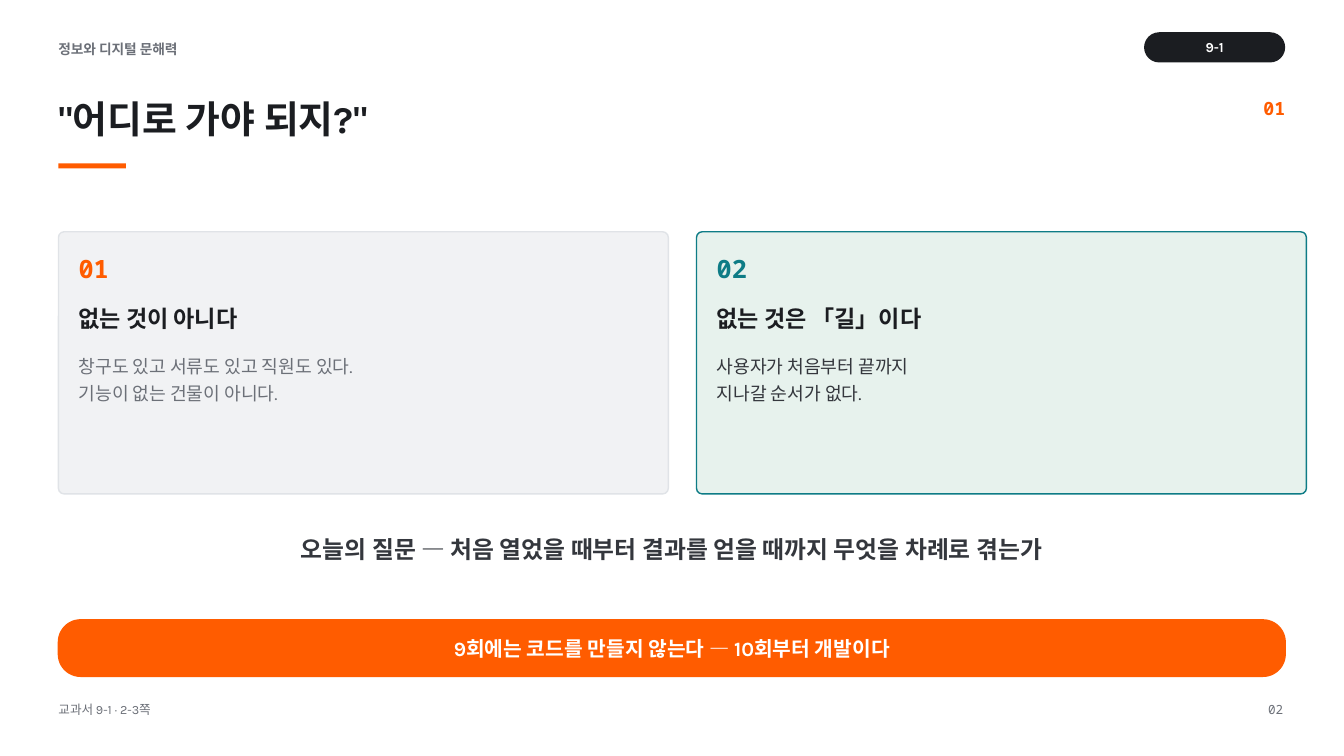
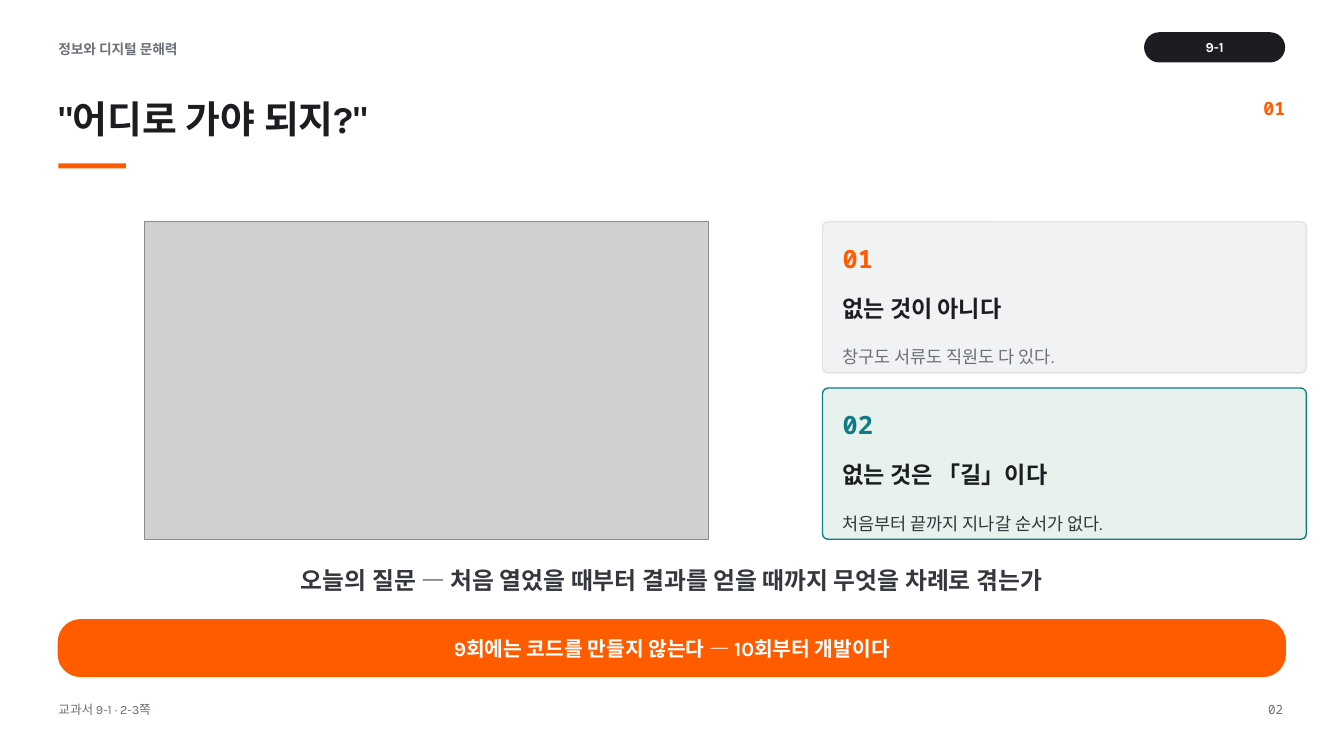
Before and after one commit to cozy819/2026-02__jdh, a slide deck: slide 2 of 09/ppt/09-1_사용자_흐름_설계_v1.pptx. Drawn at 1344x756 pixels with LibreOffice and Linux fonts; fonts in the diff are those of the drawing; grey boxes stand for pictures. Boxes give left, top, right and bottom in pixels: in the first picture for what was removed or moved away, otherwise in the second. Text is boxed around its words. In the diff, an @@ line names an element or a change of style, - is before the commit and + after.

```diff
--- a/09/ppt/09-1_사용자_흐름_설계_v1.pptx
+++ b/09/ppt/09-1_사용자_흐름_설계_v1.pptx
@@ rounded rectangle removed at (58, 232, 668, 494) @@
@@ picture added at (144, 222, 709, 539) @@
@@ rounded rectangle added at (823, 222, 1307, 373), fill #F1F2F4, outline #E0E3E7 1 pt @@
@@ text "01": place and size @@
-text "01" at (79, 259, 109, 279)
+text "01" at (843, 249, 873, 269)
@@ text "없는 것이 아니다": place and size @@
-text "없는 것이 아니다" at (79, 307, 238, 329)
+text "없는 것이 아니다" at (843, 297, 1002, 319)
@@ text removed at (79, 358, 352, 402) @@
-창구도 있고 서류도 있고 직원도 있다.
-기능이 없는 건물이 아니다.
@@ text added at (843, 348, 1054, 365), 12.5 pt, text #6C7078 @@
+창구도 서류도 직원도 다 있다.
@@ rounded rectangle: place and size @@
-rounded rectangle at (697, 232, 1307, 494)
+rounded rectangle at (823, 388, 1307, 539)
@@ rounded rectangle at (823, 388, 1307, 539): proportions changed @@
@@ text "02": place and size @@
-text "02" at (717, 259, 747, 279)
+text "02" at (843, 415, 873, 435)
@@ text "없는 것은 「길」이다": place and size @@
-text "없는 것은 「길」이다" at (717, 307, 922, 329)
+text "없는 것은 「길」이다" at (843, 463, 1048, 485)
@@ text at (843, 515, 1102, 532): text changed; size 13 to 12.5 pt @@
-사용자가 처음부터 끝까지
-지나갈 순서가 없다.
+처음부터 끝까지 지나갈 순서가 없다.
@@ text "오늘의 질문 — 처음 열었을 ...": place and size @@
-text "오늘의 질문 — 처음 열었을 ..." at (301, 538, 1042, 560)
+text "오늘의 질문 — 처음 열었을 ..." at (301, 569, 1042, 591)
```
Also in this commit, not shown: 15 other files.
